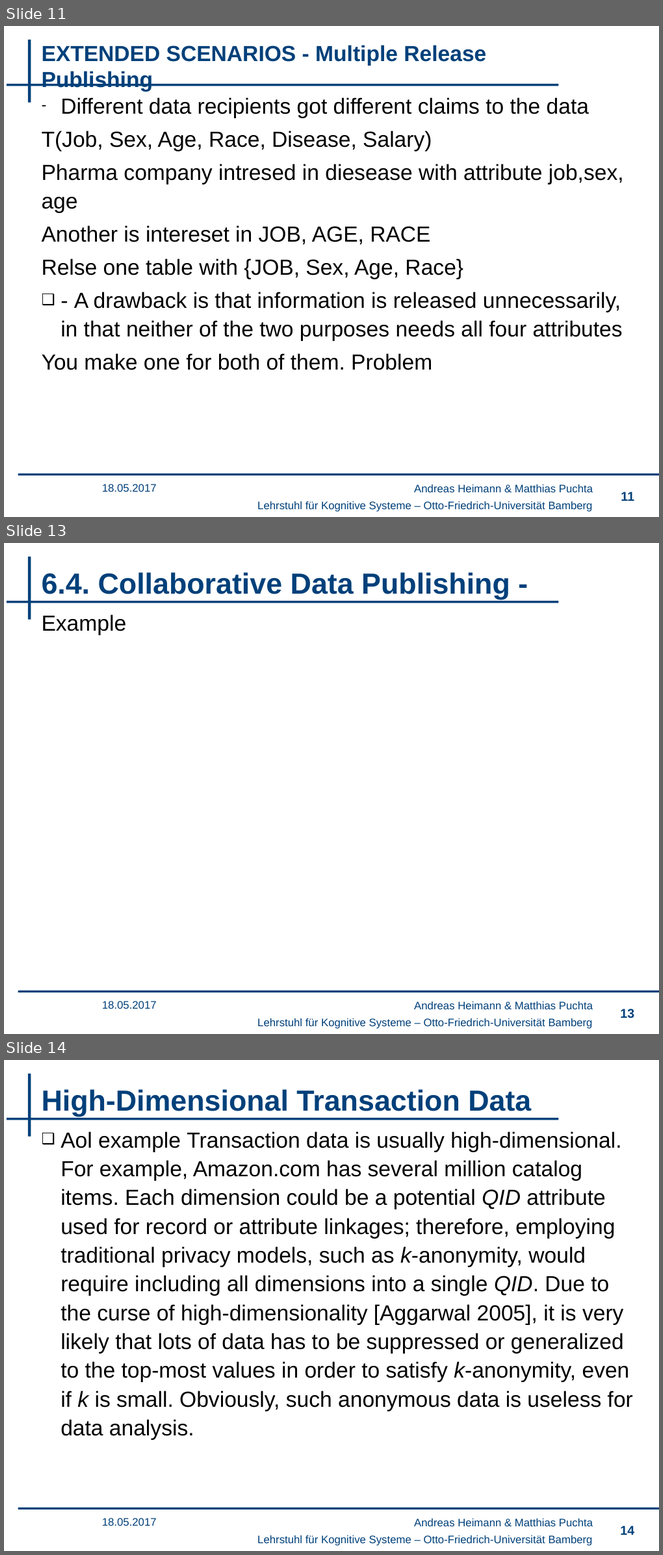
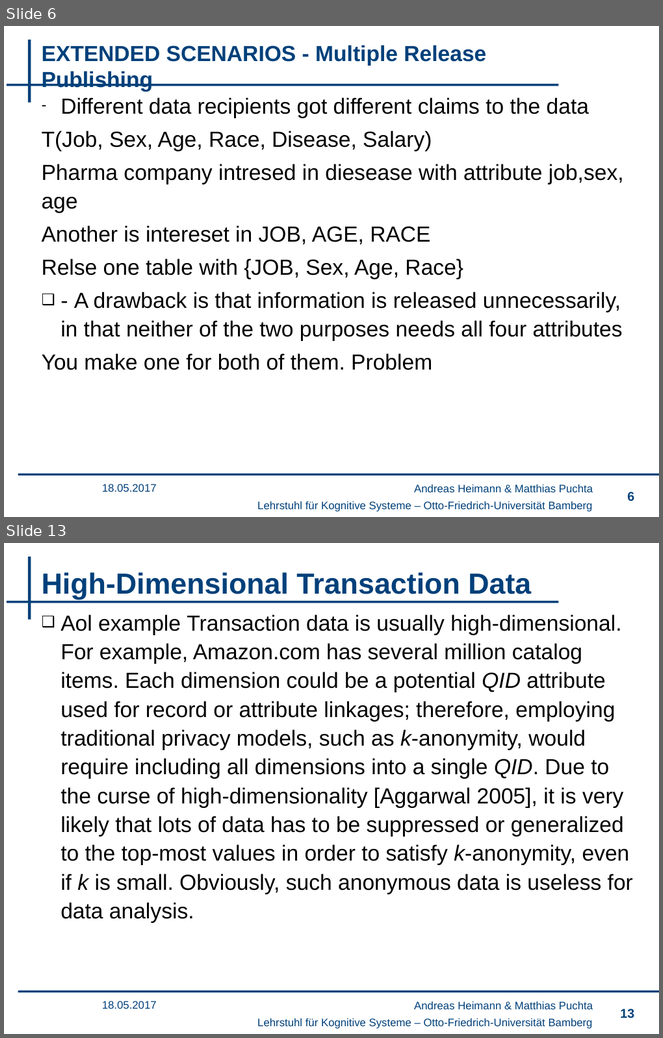
Before and after one commit to wsgan001/PSI-MSem, a slide deck: presentation/sicherheits.pptx. Shown one above the other, each under a label of ours: slides 11, 13 and 14 before the commit, slides 6 and 13 after it; the slides between them are not shown. The pictures are 663x1555 and 663x1038 pixels, drawn with LibreOffice and Linux fonts; fonts in the diff are those of the drawing; background and template pictures are left out. Boxes give left, top, right and bottom in pixels: in the first picture for what was removed or moved away, otherwise in the second. Text is boxed around its words. In the diff, an @@ line names an element or a change of style, - is before the commit and + after.

```diff
--- a/presentation/sicherheits.pptx
+++ b/presentation/sicherheits.pptx
@@ slide 13 removed at (4, 543, 659, 1034), background #FFFFFF; not listed: 4 template elements that a slide beside it also shows @@
@@ title removed at (42, 572, 510, 600) @@
-6.4. Collaborative Data Publishing -
@@ text removed at (42, 615, 127, 635) @@
-Example
@@ text removed at (102, 1001, 157, 1009) @@
-18.05.2017
@@ text removed at (414, 1002, 593, 1010) @@
-Andreas Heimann & Matthias Puchta
@@ page number removed at (620, 1009, 634, 1019) @@
-13
@@ what was slide 11 is now slide 6 @@
@@ page number at (627, 492, 634, 501): text changed @@
-11
+6
@@ what was slide 14 is now slide 13 @@
@@ page number at (620, 1009, 634, 1019): text changed @@
-14
+13
```
Also in this commit, not shown: 7 slides changed, 2 other slides removed.
